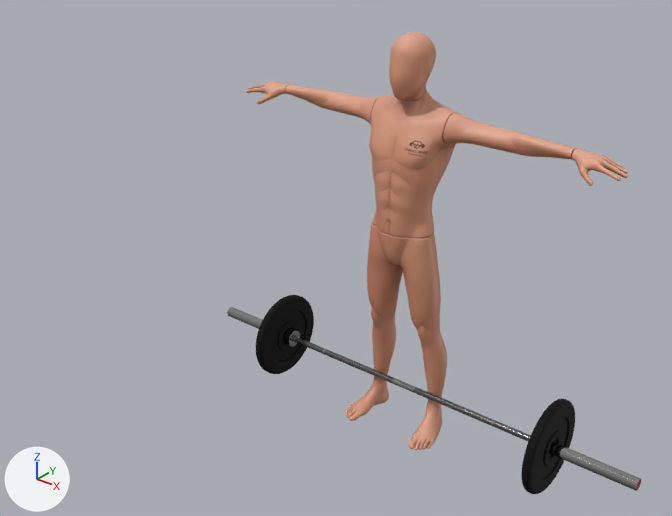
An edit to the glTF model models/peso_muerto_sumo.glb, drawn before and after from the same camera.
Both versions are drawn from a 50 mm camera at (1.98, -2.95, 2.54) aimed at (-0.14, -0.3, 0.89). Every picture has the same lights, and +X, +Y and +Z are marked at lower left. Where no turn or scale is listed for an object, it has been applied to the vertices.

Before the edit, the objects in view are built like this:
```python
me_mesh_001 = bpy.data.meshes.new('Mesh.001')
me_mesh_001.from_pydata(...)  # 14442 vertices, 28880 faces; spans x -0.89..0.89, y -0.17..0.11, z 0.0..1.77
me_mesh_001.materials.append(mat_monigote)  # picture img_camilo_torso
me_object_1_001 = bpy.data.meshes.new('Object_1.001')
me_object_1_001.from_pydata(...)  # 24548 vertices, 48516 faces; spans x -8.5..8.4, y -8.5..8.5, z -43.2..47.9
# faces by material slot: [6470, 996, 56, 11778, 29216]
me_object_1_001.materials.append(mat_bronze_001)  # brown #9f6c00
me_object_1_001.materials.append(mat_metal_knurled_001)  # grey #717171
me_object_1_001.materials.append(mat_logo_barbell_001)
me_object_1_001.materials.append(mat_metal_zinc_001)  # grey #aeaeae
me_object_1_001.materials.append(mat_black_metal)  # black #1d1d1d
ob_barra_olimpica_001 = bpy.data.objects.new('Barra olimpica.001', me_object_1_001)
ob_barra_olimpica_001.location = (-0.042, -0.001, 0.188)
ob_barra_olimpica_001.rotation_euler = (0.0, 1.571, 0.0)  # degrees (0, 90, 0)
ob_barra_olimpica_001.scale = (0.024, 0.024, 0.024)
ob_ch36 = bpy.data.objects.new('Ch36', me_mesh_001)
ob_ch36.location = (0.0, 0.0, 0.0)
```
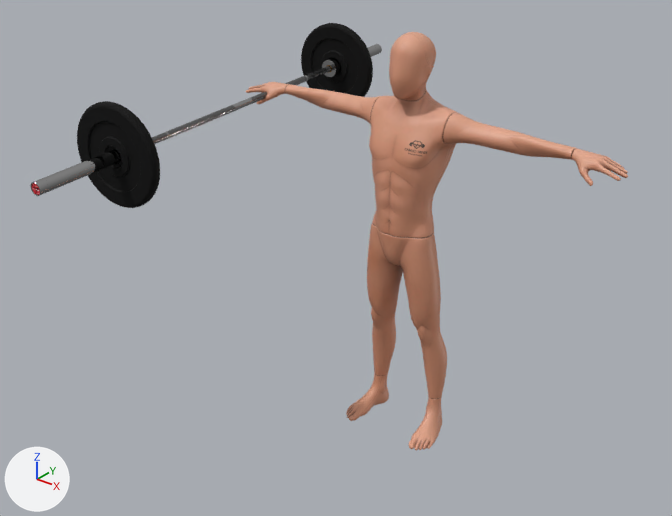
The edits, one by one:
Object 'Barra olimpica.001' (ob_barra_olimpica_001) moves from (-0.042, -0.001, 0.188) to (-0.753, -0.134, 1.393).
Object 'Barra olimpica.001' (ob_barra_olimpica_001) turns from (0, 90, 0) to (89, -174, 4.4) degrees about x, y and z.

Where the change shows, as pixel boxes (x1, y1, x2, y2) in the pictures (672 x 516 px):
'Barra olimpica.001', moved, turned: before (227, 295, 641, 494); after (30, 23, 382, 208)
